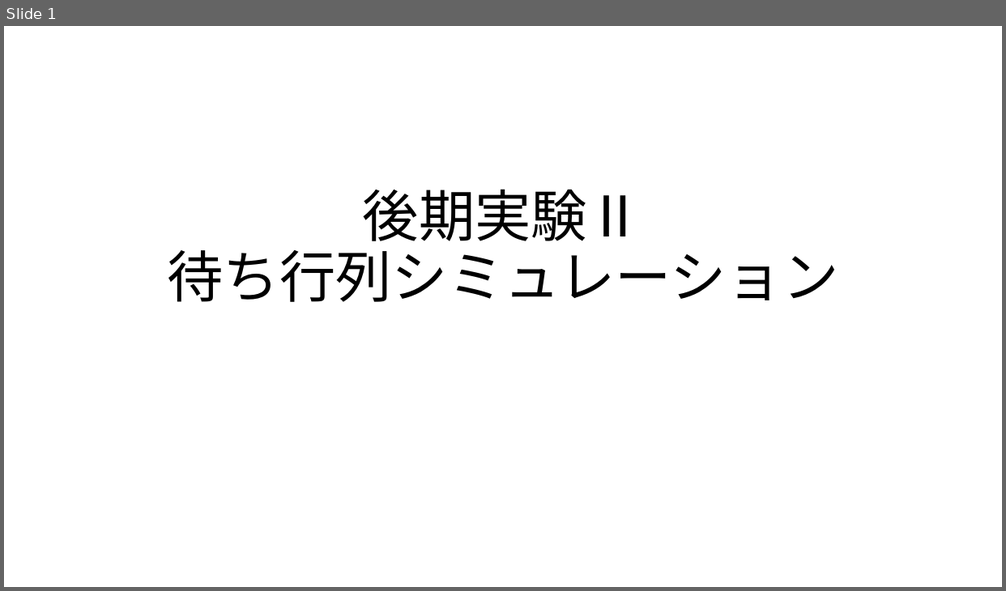
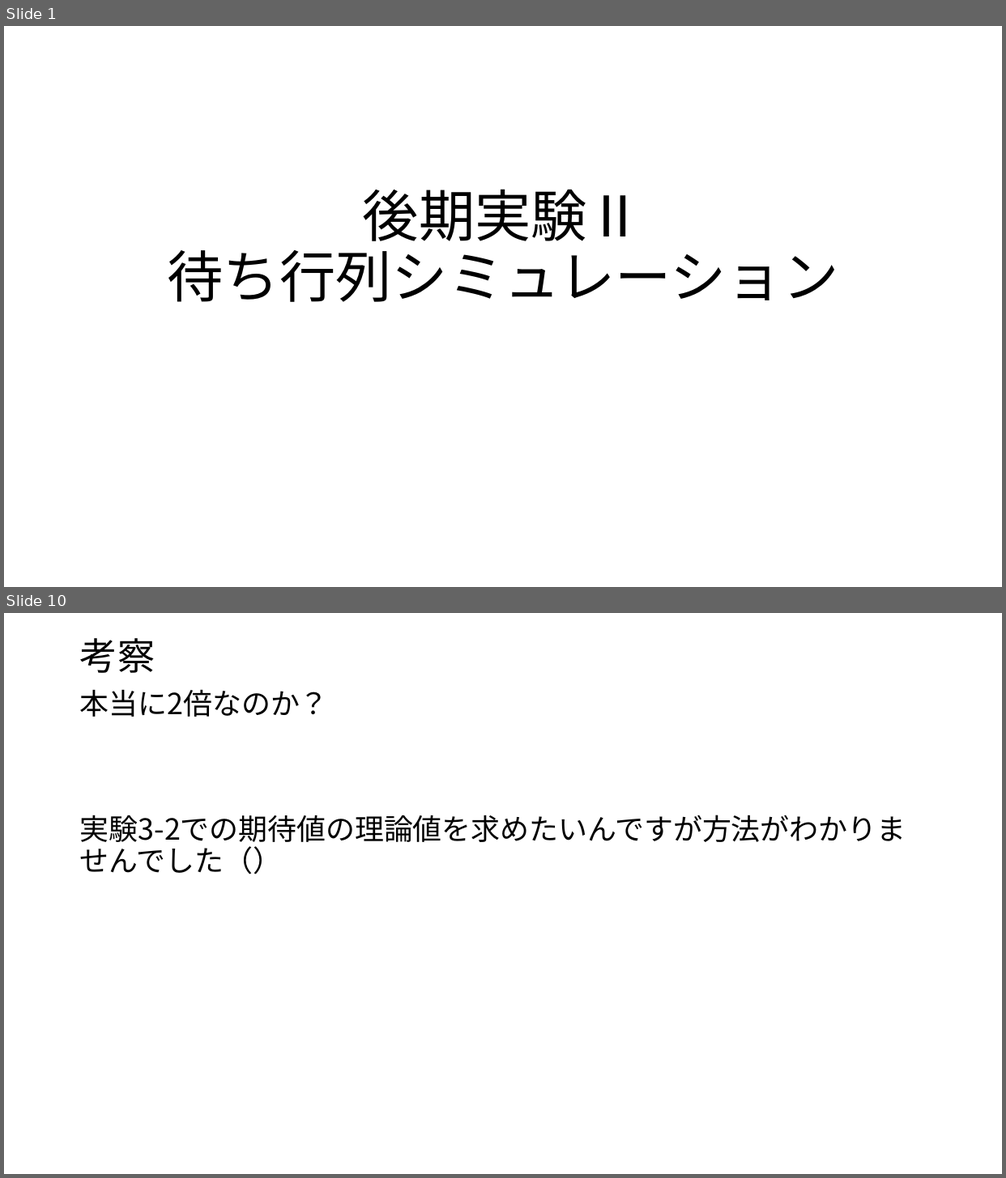
Before and after one commit to kamase14/jikken_2, a slide deck: slide.pptx. Shown one above the other, each under a label of ours: slide 1 before the commit, slides 1 and 10 after it; the slides between them are not shown. The pictures are 1006x591 and 1006x1178 pixels, drawn with LibreOffice and Linux fonts; fonts in the diff are those of the drawing. Boxes give left, top, right and bottom in pixels: in the first picture for what was removed or moved away, otherwise in the second. Text is boxed around its words. In the diff, an @@ line names an element or a change of style, - is before the commit and + after.

```diff
--- a/slide.pptx
+++ b/slide.pptx
@@ slide 10 added at box(4, 613, 1002, 1174), background #FFFFFF @@
@@ title added at box(80, 638, 155, 673), 36 pt, text #000000 @@
+考察
@@ text added at box(80, 689, 906, 848), 28 pt, text #000000 @@
+本当に2倍なのか？
+実験3-2での期待値の理論値を求めたいんですが方法がわかりませんでした（）
```
Also in this commit, not shown: 4 slides changed, 7 other slides added, 4 slides removed.
